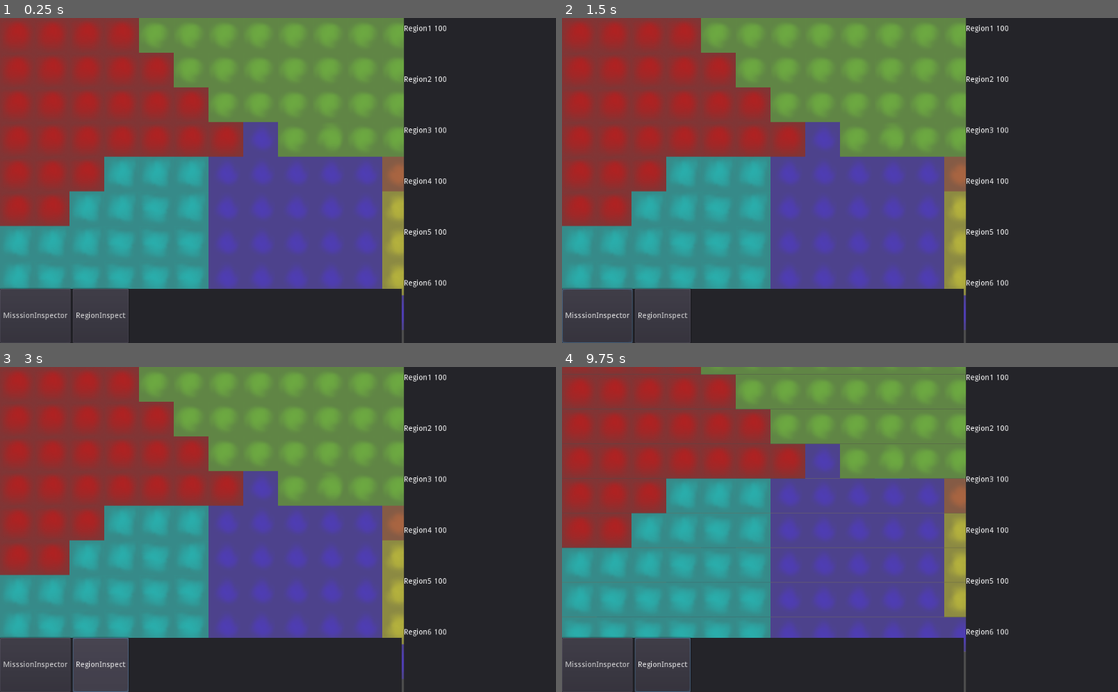
Above: before the commit, frames 1-4 (two rows, left to right).
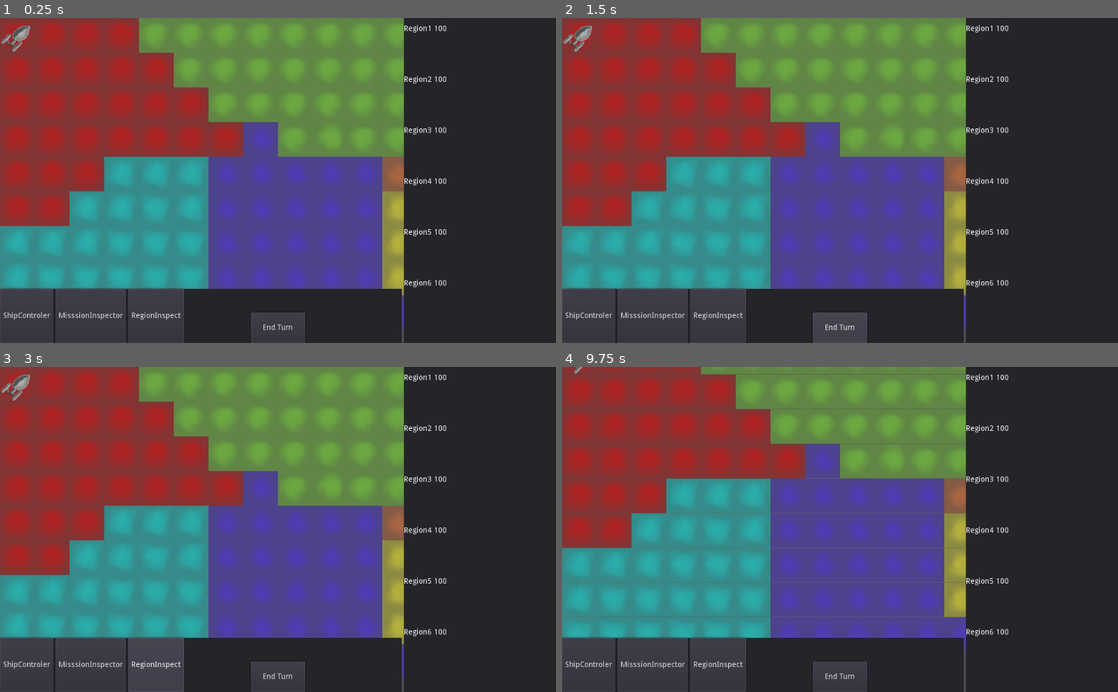
Above: after the commit, the same moments.

Repository: AngryMajor/StarShipGame
Game: Godot game, scene res://General/Main.tscn
The game is run twice, just before and just after one commit, with the same random seed, the same clock (stepped at 60 frames per second) and the same inputs.
Inputs (mouse positions are in pixels of both pictures, inside the frame that each line leads up to):
- Up to frame 1 (0.25 s): no input
- Up to frame 2 (1.5 s): click (589, 317) at 0.5 s, where only the run after the commit has a clickable "ShipControler"; click (840, 326) at 1.25 s, where only the run after the commit has a clickable "End Turn"
- Up to frame 3 (3 s): click "MisssionInspector" at 2 s; click "RegionInspect" at 2.75 s
- Up to frame 4 (9.75 s): click "MisssionInspector" at 3.5 s; click (589, 666) at 4.25 s, where only the run after the commit has a clickable "ShipControler"; click "RegionInspect" at 5 s; click (840, 675) at 5.75 s, where only the run after the commit has a clickable "End Turn"; click "MisssionInspector" at 6.5 s; click (589, 666) at 7.25 s, where only the run after the commit has a clickable "ShipControler"; click "RegionInspect" at 8 s; click (840, 675) at 8.75 s, where only the run after the commit has a clickable "End Turn"; tap Enter at 9.5 s; move the mouse to (962, 513) at 9.52 s; hold S (Camera_down) from 9.53 s (still down); click (962, 513) at 9.67 s

The runs differ from the first frame. In frame 1, 2.3% of the frame differs, in the area x 0-55%, y 2-100%; in frame 2, 2.7%; in frame 3, 2.9%; in frame 4, 2.2%.

Commit message:
implemented ship component with single ship and basic ship movment

Diff:
--- a/Components/Missions/MissionComp.gd
+++ b/Components/Missions/MissionComp.gd
@@ -39,6 +39,7 @@
 
 		emit_signal("data_updated",coord)
 
-func mission_freeing(mission,coord):
+func mission_freeing(mission:Mission,coord):
 	mission_map.erase(coord)
+	mission.region.release_reserved_coord(coord)
 	emit_signal("data_updated",coord)
--- /dev/null
+++ b/General/EndTurnButton.gd
@@ -0,0 +1,7 @@
+extends Button
+
+func _ready():
+	self.connect("button_up",self,"on_button_pressed")
+
+func on_button_pressed():
+	GameState.progress_time(1)
--- a/General/Main.tscn
+++ b/General/Main.tscn
@@ -7,6 +7,8 @@
 [ext_resource path="res://GUI/RegionGUI/RegionDisplayPannel.gd" type="Script" id=5]
 [ext_resource path="res://GUI/RegionGUI/RegionPannel.tscn" type="PackedScene" id=6]
 [ext_resource path="res://Components/Missions/Types/EcononmicPosibleBonus.tscn" type="PackedScene" id=7]
+[ext_resource path="res://General/ShipControlerMouse.gd" type="Script" id=8]
+[ext_resource path="res://General/EndTurnButton.gd" type="Script" id=9]
 [ext_resource path="res://General/MapCamera.gd" type="Script" id=10]
 [ext_resource path="res://MouseController/MouseStates/RightInspector.gd" type="Script" id=12]
 [ext_resource path="res://GUI/Command Pannel/CommandButton.gd" type="Script" id=16]
@@ -19,6 +21,9 @@
 
 [node name="MouseControler" type="Node2D" parent="."]
 script = ExtResource( 20 )
+
+[node name="ShipControler" type="Node" parent="MouseControler"]
+script = ExtResource( 8 )
 
 [node name="MisssionInspector" type="Node" parent="MouseControler"]
 script = ExtResource( 19 )
@@ -77,16 +82,29 @@
 size_flags_horizontal = 3
 size_flags_vertical = 3
 
+[node name="Button4" type="Button" parent="GUILayer/CommandPannel/HBoxContainer"]
+margin_right = 98.0
+margin_bottom = 100.0
+focus_mode = 0
+enabled_focus_mode = 0
+text = "ShipControler"
+script = ExtResource( 16 )
+
 [node name="Button2" type="Button" parent="GUILayer/CommandPannel/HBoxContainer"]
-margin_right = 130.0
+margin_left = 102.0
+margin_right = 232.0
 margin_bottom = 100.0
+focus_mode = 0
+enabled_focus_mode = 0
 text = "MisssionInspector"
 script = ExtResource( 16 )
 
 [node name="Button3" type="Button" parent="GUILayer/CommandPannel/HBoxContainer"]
-margin_left = 134.0
-margin_right = 237.0
+margin_left = 236.0
+margin_right = 339.0
 margin_bottom = 100.0
+focus_mode = 0
+enabled_focus_mode = 0
 text = "RegionInspect"
 script = ExtResource( 16 )
 
@@ -105,6 +123,20 @@
 size_flags_horizontal = 3
 size_flags_vertical = 3
 
+[node name="EndTurnButton" type="Button" parent="GUILayer"]
+anchor_left = 0.5
+anchor_top = 1.0
+anchor_right = 0.5
+anchor_bottom = 1.0
+margin_left = -50.0
+margin_top = -56.0
+margin_right = 50.0
+focus_mode = 0
+enabled_focus_mode = 0
+text = "End Turn"
+script = ExtResource( 9 )
+
+[connection signal="NewCommandSet" from="GUILayer/CommandPannel/HBoxContainer/Button4" to="MouseControler" method="_on_Button_NewCommandSet"]
 [connection signal="NewCommandSet" from="GUILayer/CommandPannel/HBoxContainer/Button2" to="MouseControler" method="_on_Button_NewCommandSet"]
 [connection signal="NewCommandSet" from="GUILayer/CommandPannel/HBoxContainer/Button3" to="MouseControler" method="_on_Button_NewCommandSet"]
 
--- a/General/Regions/Region.gd
+++ b/General/Regions/Region.gd
@@ -5,6 +5,7 @@
 var unreservedCoords = []
 var reservedCoords = []
 
+var neighbour_regions = []
 
 func map_coords_in(function : FuncRef, args=[]) -> Array:
 	var returnArray = []
@@ -24,6 +25,10 @@
 func _add_cord(coord):
 	unreservedCoords.append(coord)
 
+func _add_neighbour_region(region:Region):
+	if region != null and not region in neighbour_regions:
+		neighbour_regions.append(region)
+
 func request_reserved_coord():
 	if unreservedCoords.size() == 0:
 		return null
@@ -35,7 +40,7 @@
 
 func release_reserved_coord(coord):
 	var index = reservedCoords.find(coord)
-	reservedCoords.remove(coord)
+	reservedCoords.remove(index)
 	unreservedCoords.append(coord)
 
 func get_component(name:String):
@@ -43,3 +48,6 @@
 		if child.name == name:
 			return child
 	return null
+
+func adjacent_to(other:Region):
+	return other in neighbour_regions
--- a/General/Regions/Regions.gd
+++ b/General/Regions/Regions.gd
@@ -14,6 +14,11 @@
 	var region := get_region_for(coord)
 	if region != null:
 		region._add_cord(coord)
+		for dir in GameState.world.DIRECTIONS:
+			var adj_coord = coord + dir
+			var adj_region := get_region_for(adj_coord)
+			if region != adj_region:
+				region._add_neighbour_region(adj_region)
 
 func get_region_for(coord) -> Region:
 	var index = get_cellv(coord)-16
@@ -34,4 +39,3 @@
 
 func get_region(index : int) -> Region:
 	return $RegionList.get_child(index) as Region
-	return $RegionList.get_child(index) as Region
--- /dev/null
+++ b/General/Ship.gd
@@ -0,0 +1,42 @@
+extends Node
+class_name Ship
+
+signal RequestToMoveTo(region)
+
+var route = []
+
+var region : Region
+
+func _enter_tree():
+	GameState.connect("time_progressed",self,"on_time_progressed")
+
+func _exit_tree():
+	GameState.disconnect("time_progressed",self,"on_time_progressed")
+
+func on_time_progressed(amount:int):
+	if route.size() > 0:
+		_move_to(route[0])
+		route.remove(0)
+
+func init(region):
+	self.region = region
+
+func set_destination(destination:Region):
+	route = []
+	if self.region.adjacent_to(destination):
+		route.append(destination)
+	else:
+		var intermidiaries = destination.neighbour_regions
+		var i = 0
+		var medium = null
+		while medium == null and i < intermidiaries.size():
+			if self.region.adjacent_to(intermidiaries[i]):
+				medium = intermidiaries[i]
+			i += 1
+
+		if medium != null:
+			route.append(medium)
+			route.append(destination)
+
+func _move_to(region):
+	emit_signal("RequestToMoveTo",region)
--- /dev/null
+++ b/General/ShipComp.gd
@@ -0,0 +1,71 @@
+extends Node
+
+signal data_updated
+
+var ship_map = {}
+
+export var ship_scene : PackedScene
+
+func get_data(coord):
+	if ship_at(coord) == null:
+		return {}
+	else:
+		return {"Ship":ship_at(coord)}
+
+func ship_at(coord):
+	if coord in ship_map:
+		return ship_map[coord]
+	else:
+		return null
+
+func _ready():
+	var region = GameState.world.regionMap.get_region(0)
+	var ship = ship_scene.instance()
+	add_ship(ship,region)
+
+func add_ship(ship,region):
+	$ShipList.add_child(ship)
+	_put_ship_in_region(ship,region)
+	ship.connect("RequestToMoveTo",self,"_move_ship_to",[ship])
+
+
+func _put_ship_in_region(ship,region):
+	var coord = region.request_reserved_coord()
+	ship_map[coord] = ship
+	ship.init(region)
+
+	emit_signal("data_updated",coord)
+
+func _remove_ship_from_its_region(ship):
+	var ship_coord = get_ship_coord(ship)
+
+	if ship_coord == null:
+		return
+
+	ship.region.release_reserved_coord(ship_coord)
+	ship_map.erase(ship_coord)
+	emit_signal("data_updated",ship_coord)
+
+func get_ship_coord(ship):
+	var keys = ship_map.keys()
+	var i = 0
+	var target = null
+
+	while target == null and i < keys.size():
+		if ship_map[keys[i]] == ship:
+			target == ship
+		else:
+			i += 1
+
+		if i == keys.size():
+			push_error("tryed to find untracked ship")
+			return null
+		else:
+			return keys[i]
+
+func _move_ship_to(region:Region,ship:Ship):
+	_remove_ship_from_its_region(ship)
+	_put_ship_in_region(ship,region)
+
+func get_ships():
+	return $ShipList.get_children()
--- /dev/null
+++ b/General/ShipControlerMouse.gd
@@ -0,0 +1,8 @@
+extends Node
+
+func handel_input(event_dict):
+	var coords = event_dict["tileCoords"]
+	var region = GameState.world.regionMap.get_region_for(coords)
+	var shipComp = GameState.world.get_componnet("ShipComp")
+	var ship = shipComp.get_ships()[0]
+	ship.set_destination(region)
--- a/General/TileMapController.gd
+++ b/General/TileMapController.gd
@@ -21,4 +21,6 @@
 		if data != null:
 			if "Mission" in data and data["Mission"] != null:
 				returnDict["Main"] = 10 + data["Mission"].icon_index
+			if "Ship" in data and data["Ship"] != null:
+				returnDict["Main"] = 15
 	return returnDict
--- a/General/World.tscn
+++ b/General/World.tscn
@@ -12,6 +12,8 @@
 [ext_resource path="res://General/Regions/Components/Econemy/Effects/DipEconomicEffect.gd" type="Script" id=10]
 [ext_resource path="res://General/Regions/Components/Econemy/Effects/BonusEconomicEffect.gd" type="Script" id=11]
 [ext_resource path="res://General/Regions/Components/Econemy/Effects/NegEconomicEffect.gd" type="Script" id=12]
+[ext_resource path="res://General/ShipComp.gd" type="Script" id=13]
+[ext_resource path="res://Ship.tscn" type="PackedScene" id=14]
 
 [node name="World" type="Node2D"]
 script = ExtResource( 1 )
@@ -75,6 +77,12 @@
 mission_to_generate = [ ExtResource( 11 ), ExtResource( 10 ), ExtResource( 12 ) ]
 Mission_Comp = NodePath("..")
 
+[node name="ShipComp" type="Node" parent="Components"]
+script = ExtResource( 13 )
+ship_scene = ExtResource( 14 )
+
+[node name="ShipList" type="Node" parent="Components/ShipComp"]
+
 [node name="TileMaps" type="Node" parent="."]
 script = ExtResource( 6 )
 
--- a/General/WorldController.gd
+++ b/General/WorldController.gd
@@ -5,6 +5,14 @@
 
 const MAP_SIZE_X = 64
 const MAP_SIZE_Y = 64
+
+var NORTH = Vector2(1,0)
+var EAST =  Vector2(0,1)
+var SOUTH =  Vector2(-1,0)
+var WEST =  Vector2(0,-1)
+var DIRECTIONS = [NORTH,EAST,SOUTH,WEST]
+
+
 
 onready var _tilemaps = $TileMaps
 onready var _components = $Components
--- a/MouseController/MouseStates/MisssionInspector.gd
+++ b/MouseController/MouseStates/MisssionInspector.gd
@@ -12,5 +12,3 @@
 
 	if mission != null:
 		mission.complete()
-
-	GameState.progress_time(1)
--- /dev/null
+++ b/Ship.tscn
@@ -0,0 +1,6 @@
+[gd_scene load_steps=2 format=2]
+
+[ext_resource path="res://General/Ship.gd" type="Script" id=1]
+
+[node name="Ship" type="Node"]
+script = ExtResource( 1 )
--- a/project.godot
+++ b/project.godot
@@ -45,6 +45,11 @@
 "path": "res://General/Regions/Regions.gd"
 }, {
 "base": "Node",
+"class": "Ship",
+"language": "GDScript",
+"path": "res://General/Ship.gd"
+}, {
+"base": "Node",
 "class": "TestState",
 "language": "GDScript",
 "path": "res://MouseController/MouseStates/TestState.gd"
@@ -62,6 +67,7 @@
 "PrintRegionEffect": "",
 "Region": "",
 "RegionMap": "",
+"Ship": "",
 "TestState": "",
 "WorldController": ""
 }
Not shown, changed: .mono/metadata/ide_messaging_meta.txt
Not shown: 1 places in General/Main.tscn that only renumber resources
Not shown: 1 places in General/World.tscn that only renumber resources
